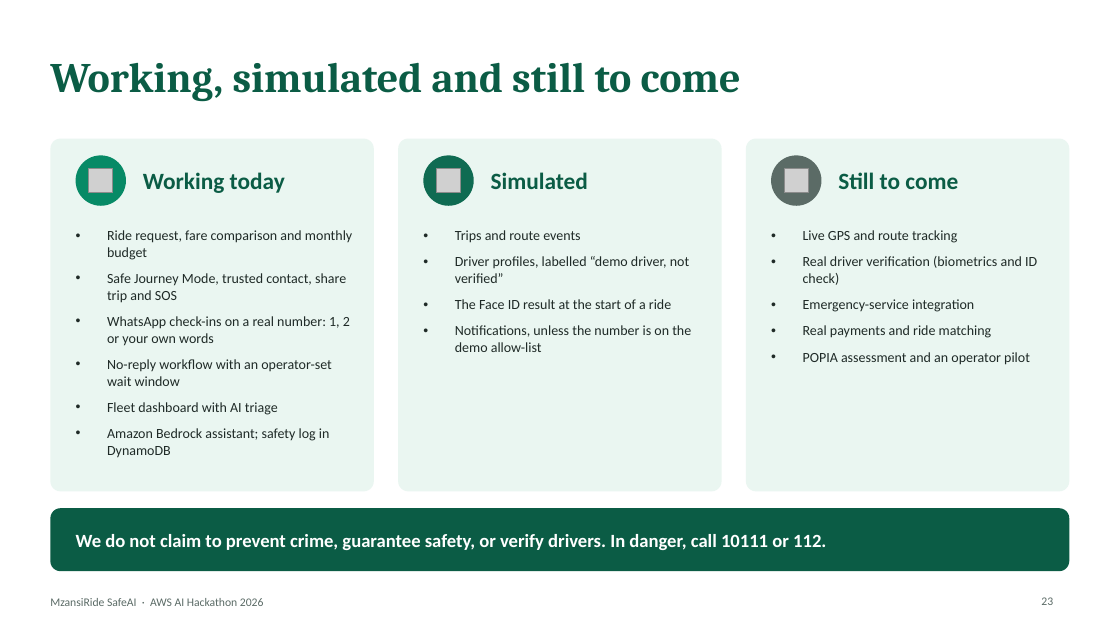
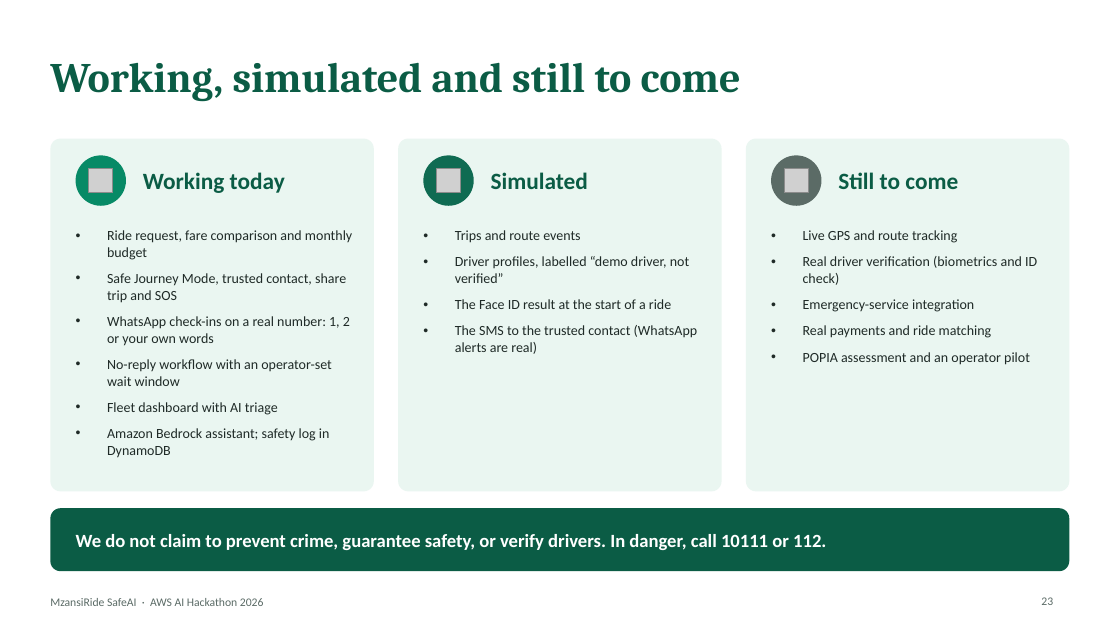
Before and after one commit to omoinjm/mzansiride-safeai, a slide deck: slide 23 of docs/presentation/MzansiRide_SafeAI_Deck.pptx. Drawn at 1120x630 pixels with LibreOffice and Linux fonts; fonts in the diff are those of the drawing; grey boxes stand for pictures. Boxes give left, top, right and bottom in pixels: in the first picture for what was removed or moved away, otherwise in the second. Text is boxed around its words. In the diff, an @@ line names an element or a change of style, - is before the commit and + after.

```diff
--- a/docs/presentation/MzansiRide_SafeAI_Deck.pptx
+++ b/docs/presentation/MzansiRide_SafeAI_Deck.pptx
@@ text at (455, 325, 697, 354): text changed @@
-• Notifications, unless the number is on the demo allow-list
+• The SMS to the trusted contact (WhatsApp alerts are real)
```
Also in this commit, not shown: 1 other file.
